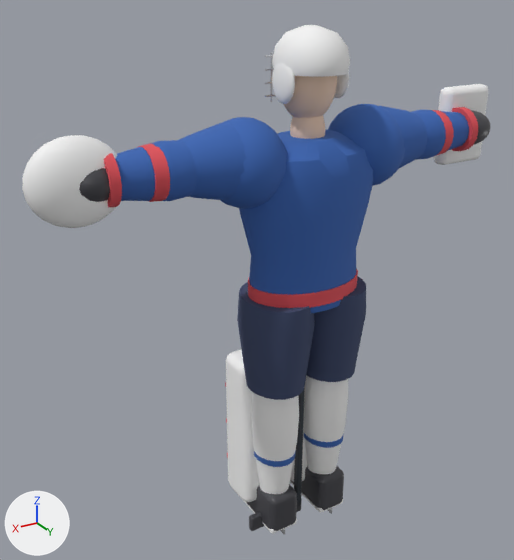
The glTF model public/assets/models/hockey_goalie.glb, before and after one commit.
Both versions are drawn from a 50 mm lens placed at (1.28, 1.82, 1.95), pointed at (0.12, -0.11, 0.98). The lights are fixed; the arrows at lower left show +X, +Y and +Z. The older version comes first. Vertices at exactly the same position are counted once.

The first picture shows 'hockey_goalie'.
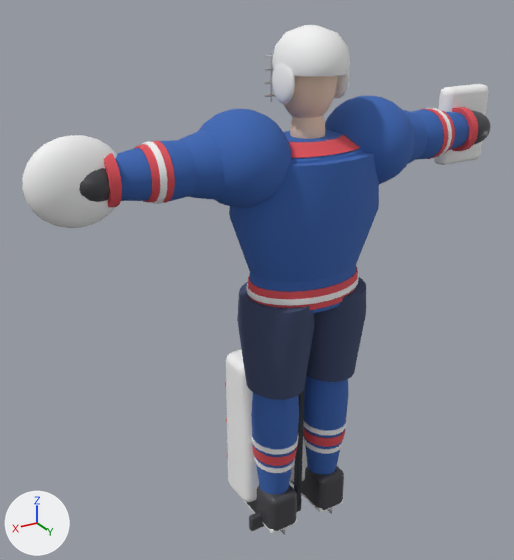
Location of each change, (x1, y1, x2, y2) in pixels of the pictures (514 x 560 px; the box of a moved part takes in the faces that stretch with it):
part 1 of me_cube, moved or reshaped (not visible afterwards): before (138, 144, 170, 202)
part 2 of me_cube, moved or reshaped: before (432, 110, 454, 156); after (135, 141, 175, 203)
part 3 of me_cube, added: after (420, 109, 455, 159)
part 4 of me_cube, added: after (141, 141, 168, 204)
part 5 of me_cube, added: after (426, 108, 452, 158)
part 6 of me_cube, added: after (229, 153, 379, 282)
part 7 of me_cube, added: after (247, 275, 359, 306)
part 8 of me_cube, added: after (284, 131, 360, 158)
part 9 of me_cube, added: after (254, 457, 295, 473)
part 10 of me_cube, added: after (304, 439, 343, 454)
part 11 of me_cube, added: after (287, 167, 382, 260)
part 12 of me_cube, moved or reshaped: before (254, 407, 344, 491); after (252, 424, 346, 466)
part 13 of me_cube, built on: before (248, 268, 358, 308); after (198, 96, 414, 310)
part 14 of me_cube, recoloured: after (252, 418, 347, 454)
part 15 of me_cube, recoloured: (251, 375, 348, 494) in both

Patch to the scene script:
```diff
--- a/public/assets/models/hockey_goalie.glb.py
+++ b/public/assets/models/hockey_goalie.glb.py
@@ me_cube @@
-me_cube.from_pydata(...)  # 10665 vertices, 21083 faces; spans x -0.84..0.88, y -0.23..0.16, z 0.01..1.81
+me_cube.from_pydata(...)  # 12996 vertices, 25667 faces; spans x -0.84..0.88, y -0.23..0.2, z 0.01..1.81
+# me_cube part 1: the loose piece of 160 vertices spanning x 0.51..0.55, y -0.09..0.09, z 1.36..1.52 is scaled about its middle by (0.747, 1.43, 1.48), then moved by (-0.24, 0.0, 0.0)
+# me_cube part 2: the loose piece of 160 vertices spanning x -0.55..-0.51, y -0.09..0.09, z 1.36..1.52 is scaled about its middle by (-1.5, 1.01, -1.04), then moved by (1.06, 0.0, 0.0)
+# me_cube part 3: the loose piece of 160 vertices spanning x -0.67..-0.64, y -0.08..0.08, z 1.36..1.52 is copied, and the copy is scaled about its middle by (2.01, 1.11, 1.07), then moved by (0.13, 0.0, 0.0); it spans x -0.56..-0.5, y -0.09..0.09, z 1.35..1.53
+# me_cube part 4: the loose piece of 160 vertices spanning x 0.64..0.67, y -0.08..0.08, z 1.36..1.52 is copied, and the copy is scaled about its middle by (0.607, 1.15, 1.11), then moved by (-0.13, 0.0, 0.0), in mat_white (white #f6f6f6); it spans x 0.52..0.54, y -0.09..0.09, z 1.35..1.53
+# me_cube part 5: the loose piece of 160 vertices spanning x -0.67..-0.64, y -0.08..0.08, z 1.36..1.52 is copied, and the copy is scaled about its middle by (0.607, 1.15, 1.11), then moved by (0.13, 0.0, 0.0), in mat_white (white #f6f6f6); it spans x -0.54..-0.52, y -0.09..0.09, z 1.35..1.53
+# me_cube part 6: a new loose piece of 252 vertices spanning x -0.26..0.26, y -0.19..0.19, z 1.06..1.44, in mat_jersey (blue #3865b3)
+# me_cube part 7: a new loose piece of 252 vertices spanning x -0.21..0.21, y -0.15..0.15, z 0.98..1.0, in mat_white (white #f6f6f6)
+# me_cube part 8: a new loose piece of 198 vertices spanning x -0.2..0.2, y -0.13..0.13, z 1.45..1.49, in mat_accent (red #e15059)
+# me_cube part 9: a new loose piece of 180 vertices spanning x 0.04..0.18, y -0.08..0.08, z 0.3..0.32, in mat_white (white #f6f6f6)
+# me_cube part 10: a new loose piece of 180 vertices spanning x -0.18..-0.04, y -0.08..0.08, z 0.3..0.32, in mat_white (white #f6f6f6)
+# me_cube part 11: a new loose piece of 77 vertices spanning x -0.18..0.18, y 0.14..0.2, z 1.15..1.4, in mat_number (white #ffffff)
+# me_cube part 12: 236 vertices moved from x -0.18..0.18, y -0.09..0.09, z 0.39..0.41 to x -0.19..0.19, y -0.09..0.09, z 0.39..0.41; 380 vertices removed from x -0.18..0.18, y -0.09..0.09, z 0.33..0.41; 460 vertices added at x -0.19..0.19, y -0.09..0.09, z 0.34..0.41
+# me_cube part 13: 16 vertices moved within x -0.2..0.2, y -0.14..0.14, z 0.96; 208 vertices removed from x -0.2..0.2, y -0.14..0.14, z 0.96..1.01; 680 vertices added at x -0.39..0.39, y -0.16..0.16, z 0.95..1.59
+# me_cube part 14: 380 faces spanning x -0.19..0.19, y -0.09..0.09, z 0.39..0.41 switch from mat_jersey (blue #3865b3) to mat_white (white #f6f6f6)
+# me_cube part 15: 800 faces spanning x -0.19..0.19, y -0.1..0.09, z 0.12..0.66 switch from mat_white (white #f6f6f6) to mat_jersey (blue #3865b3)
+# other edits to the shape of me_cube do not show in these pictures
 me_cube.materials.append(mat_accent)
@@ me_cube @@
 me_cube.materials.append(mat_stick)
+me_cube.materials.append(mat_number)  # white #ffffff
```
